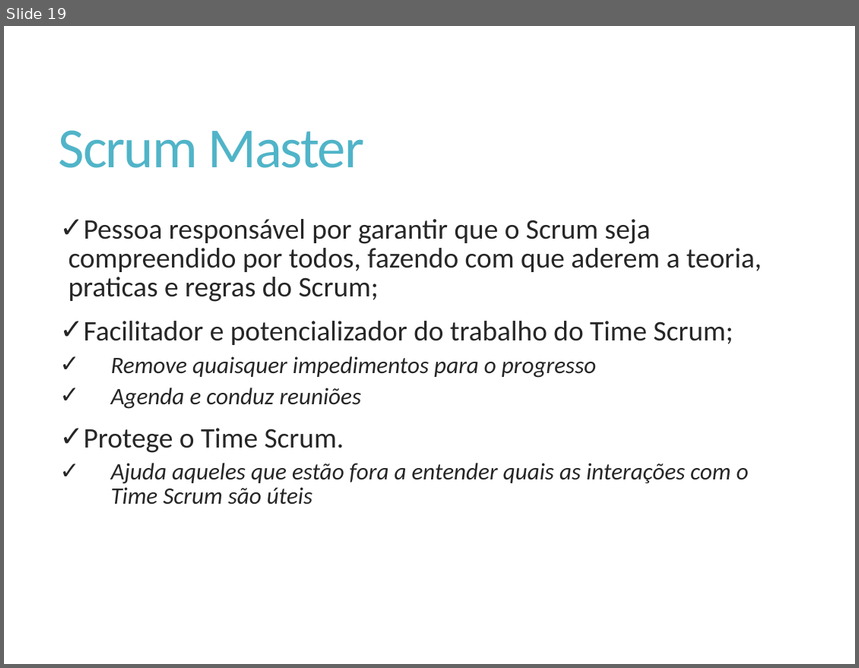
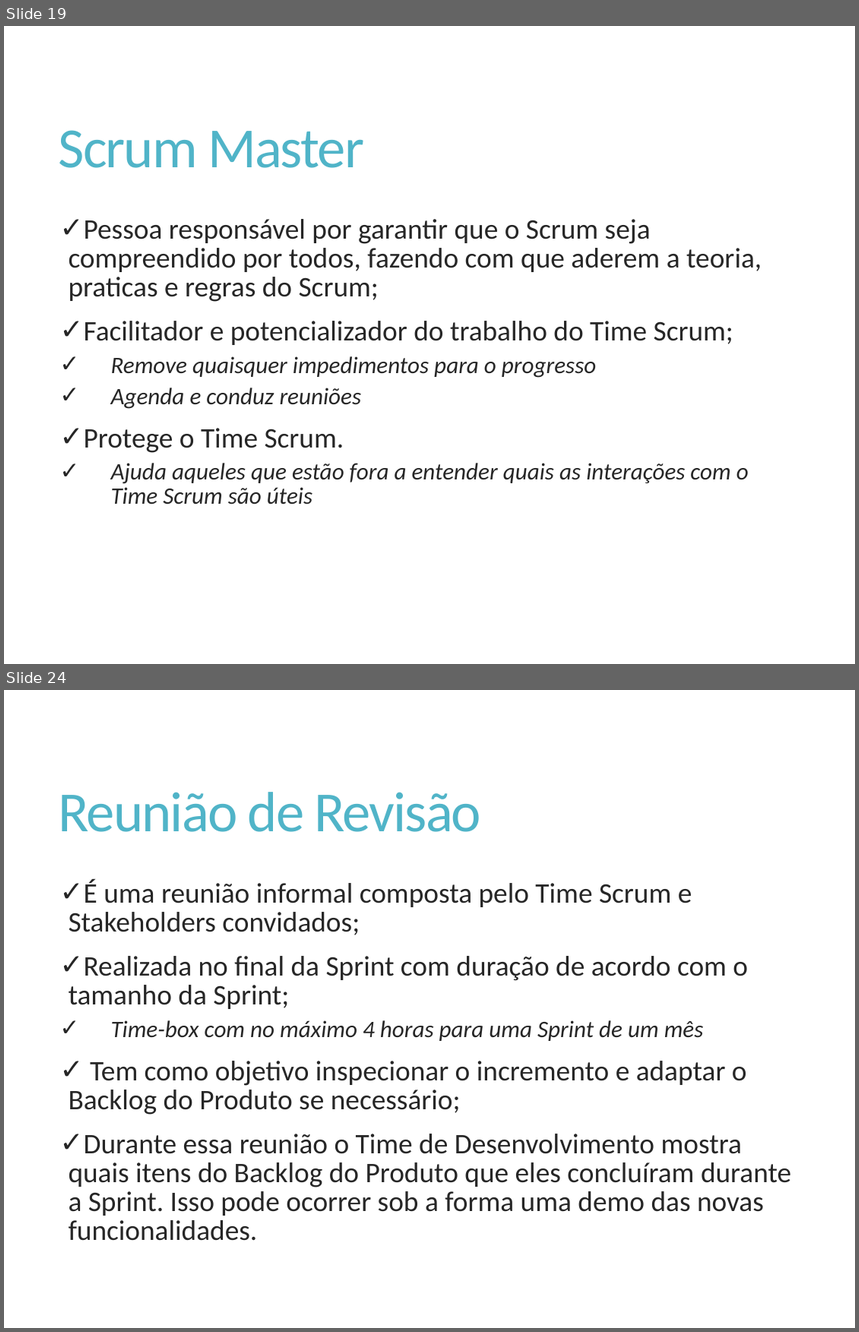
Before and after one commit to Elton-Garbin/TCC-2016, a slide deck: StartIdea/StartIdea.Docs/Apresentacao.pptx. Shown one above the other, each under a label of ours: slide 19 before the commit, slides 19 and 24 after it; the slides between them are not shown. The pictures are 859x668 and 859x1332 pixels, drawn with LibreOffice and Linux fonts; fonts in the diff are those of the drawing. Boxes give left, top, right and bottom in pixels: in the first picture for what was removed or moved away, otherwise in the second. Text is boxed around its words. In the diff, an @@ line names an element or a change of style, - is before the commit and + after.

Commit message:
Eventos Scrum

```diff
--- a/StartIdea/StartIdea.Docs/Apresentacao.pptx
+++ b/StartIdea/StartIdea.Docs/Apresentacao.pptx
@@ slide 24 added at <box>4,690,855,1328</box>, background #FFFFFF @@
@@ title added at <box>59,792,481,832</box>, 48 pt, text #50B4C8 @@
+Reunião de Revisão
@@ text added at <box>69,879,791,1241</box>, 24 pt, text #262626 @@
+✓ É uma reunião informal composta pelo Time Scrum e Stakeholders convidados;
+✓ Realizada no final da Sprint com duração de acordo com o tamanho da Sprint;
+    ✓ Time-box com no máximo 4 horas para uma Sprint de um mês
+✓ Tem como objetivo inspecionar o incremento e adaptar o Backlog do Produto se necessário;
+✓ Durante essa reunião o Time de Desenvolvimento mostra quais itens do Backlog do Produto que eles concluíram durante a Sprint. Isso pode ocorrer sob a forma uma demo das novas funcionalidades.
```
Also in this commit, not shown: 1 slide changed, 5 other slides added, 1 slide removed.
